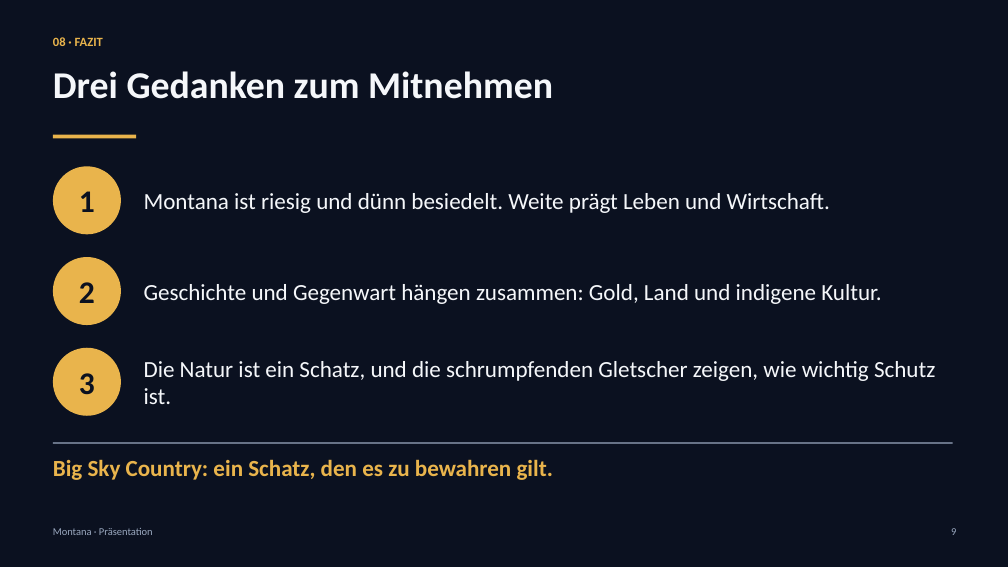
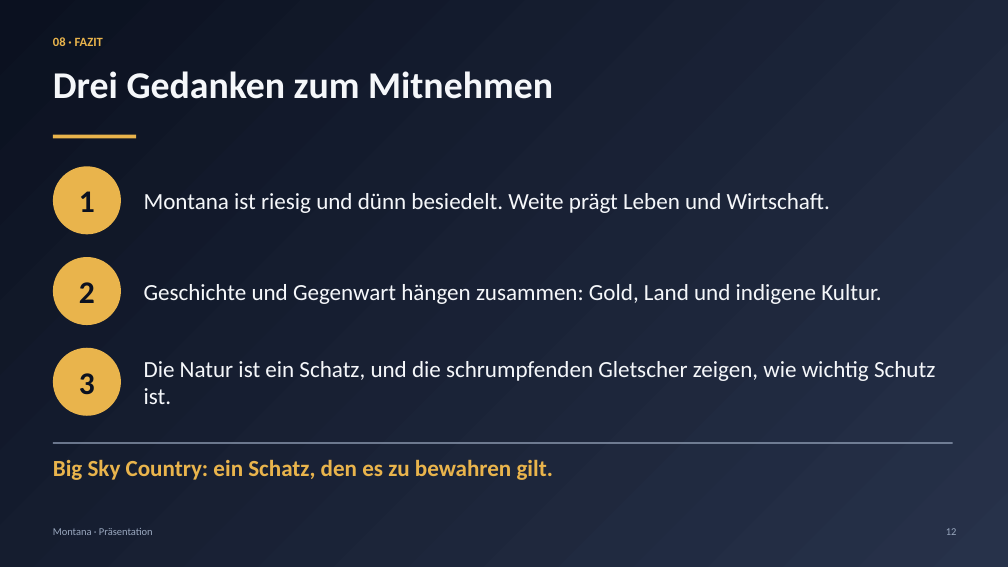
Before and after one commit to jonas050210/Powerpoint-montana, a slide deck: slide 12 of praesentation/Montana.pptx (slide 9 before the commit). Drawn at 1008x567 pixels with LibreOffice and Linux fonts; fonts in the diff are those of the drawing. Boxes give left, top, right and bottom in pixels: in the first picture for what was removed or moved away, otherwise in the second. Text is boxed around its words. In the diff, an @@ line names an element or a change of style, - is before the commit and + after.

```diff
--- a/praesentation/Montana.pptx
+++ b/praesentation/Montana.pptx
@@ background #0B1120 to gradient #0B1120 to #27324A @@
@@ text at (x1=946, y1=528, x2=957, y2=535): text changed @@
-9
+12
```
Also in this commit, not shown: 10 other slides changed, 3 slides added, 3 other files.
